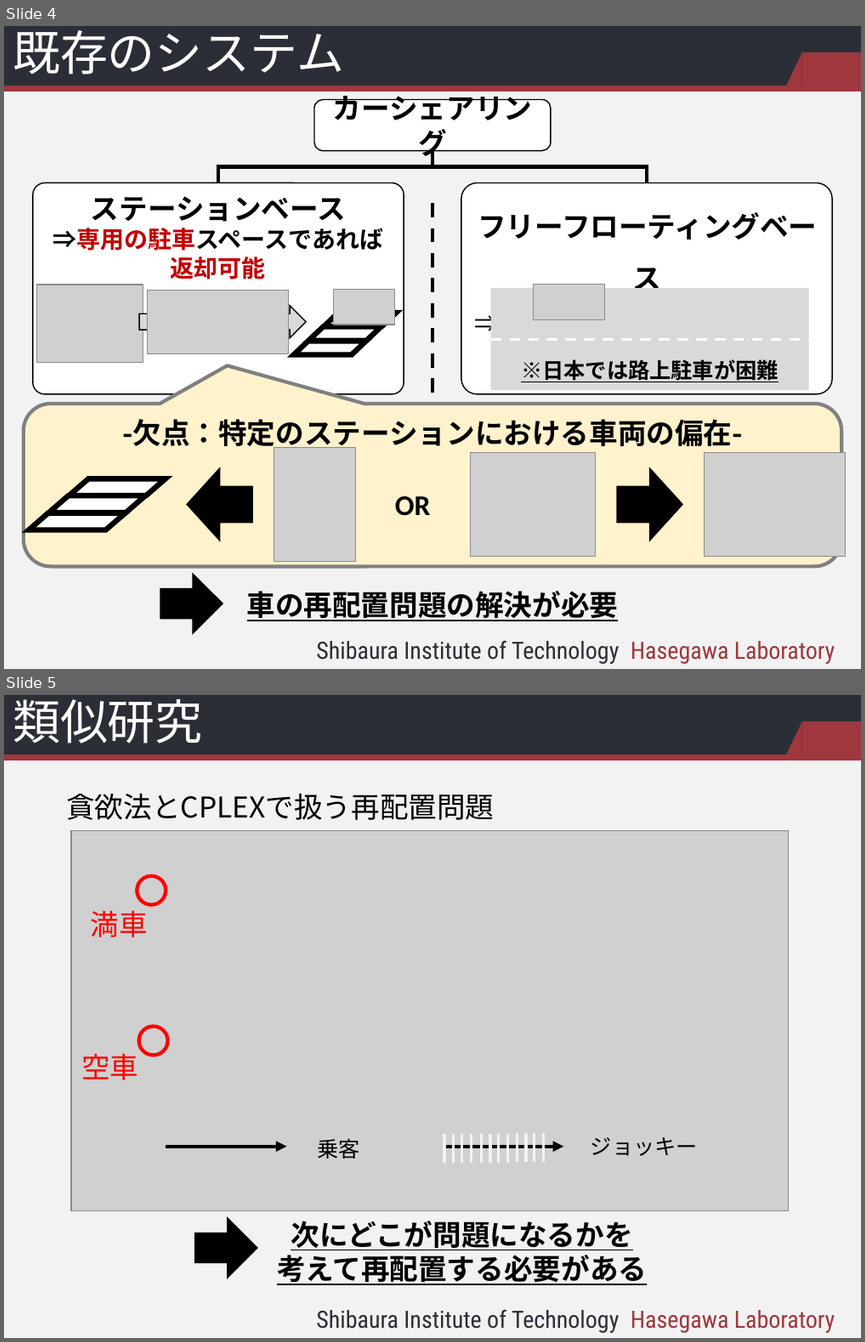
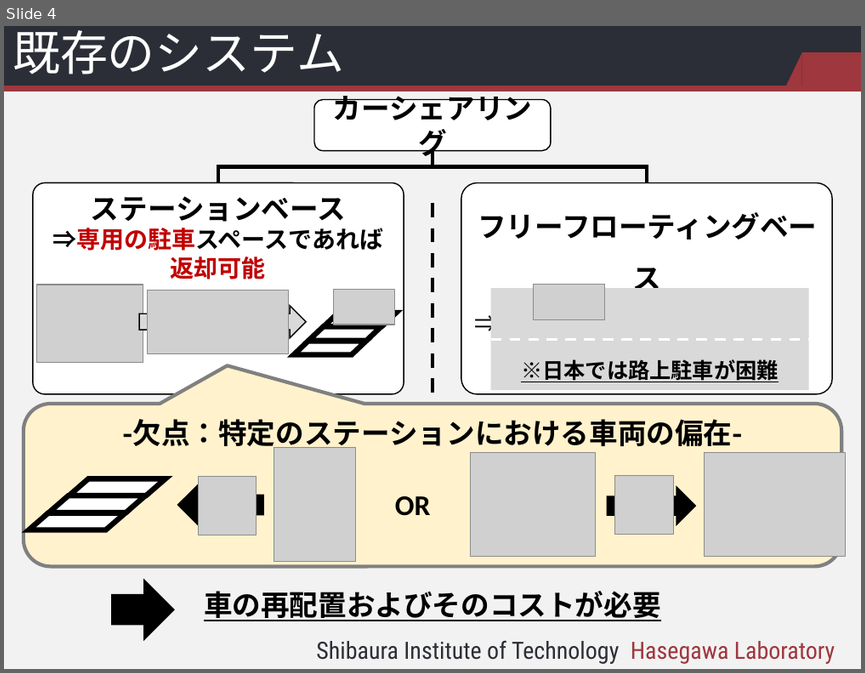
Before and after one commit to kotaro912214/research, a slide deck: 中間発表/BQ16048_中間発表_関_パワポ3.pptx. Shown one above the other, each under a label of ours: slides 4 and 5 before the commit, slide 4 after it. The pictures are 865x1342 and 865x673 pixels, drawn with LibreOffice and Linux fonts; fonts in the diff are those of the drawing; grey boxes stand for pictures; background and template pictures are left out. Boxes give left, top, right and bottom in pixels: in the first picture for what was removed or moved away, otherwise in the second. Text is boxed around its words. In the diff, an @@ line names an element or a change of style, - is before the commit and + after.

```diff
--- a/中間発表/BQ16048_中間発表_関_パワポ3.pptx
+++ b/中間発表/BQ16048_中間発表_関_パワポ3.pptx
@@ slide 5 removed at [4, 695, 861, 1338], background #F2F2F2; not listed: 5 template elements that a slide beside it also shows @@
@@ title removed at [12, 699, 203, 743] @@
-類似研究
@@ text removed at [66, 793, 494, 820] @@
-貪欲法とCPLEXで扱う再配置問題
@@ picture removed at [71, 830, 788, 1210] @@
@@ ellipse removed at [137, 876, 166, 905] @@
@@ text removed at [91, 905, 148, 937] @@
-満車
@@ ellipse removed at [138, 1026, 168, 1055] @@
@@ text removed at [81, 1053, 138, 1080] @@
-空車
@@ arrow removed from (166, 1146) to (287, 1146) @@
@@ text removed at [317, 1139, 359, 1158] @@
-乗客
@@ group removed at [443, 1133, 698, 1162]: 12 lines, 1 arrow, 1 text @@
-ジョッキー
@@ right arrow removed at [195, 1218, 256, 1277] @@
@@ text removed at [277, 1220, 647, 1285] @@
-次にどこが問題になるかを
-考えて再配置する必要がある
@@ slide 4 changed as well @@
@@ right arrow: place and size @@
-right arrow at [187, 468, 251, 540]
+right arrow at [178, 484, 263, 524]
@@ picture added at [198, 476, 256, 534] @@
@@ picture added at [615, 475, 673, 533] @@
@@ right arrow: place and size @@
-right arrow at [617, 468, 681, 540]
+right arrow at [608, 487, 695, 525]
@@ right arrow: place and size @@
-right arrow at [160, 573, 222, 634]
+right arrow at [112, 579, 174, 640]
@@ text at [204, 590, 661, 621]: text changed @@
-車の再配置問題の解決が必要
+車の再配置およびそのコストが必要
```
Also in this commit, not shown: 8 other slides changed, 3 slides added, 1 other slide removed, 14 other files.
